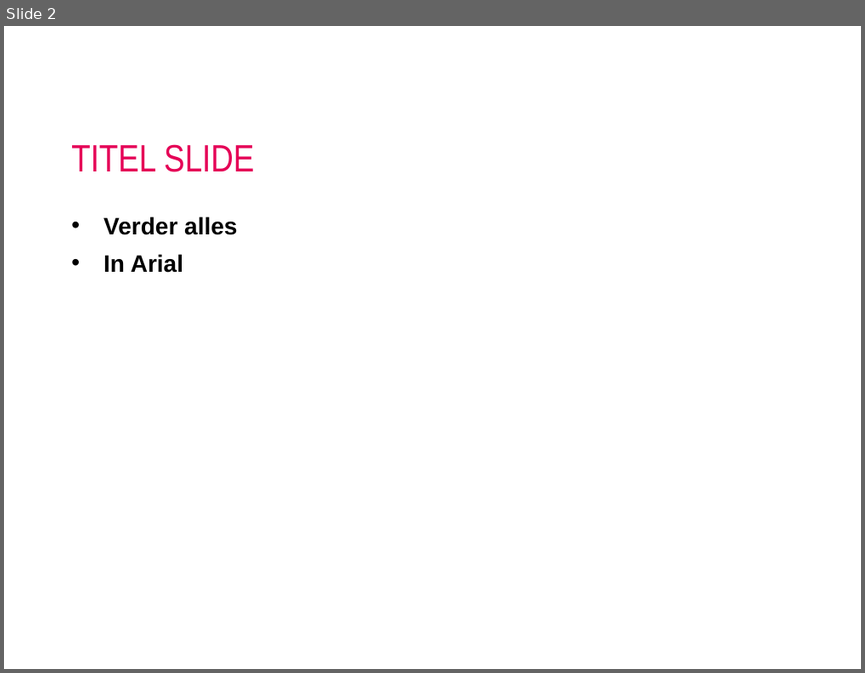
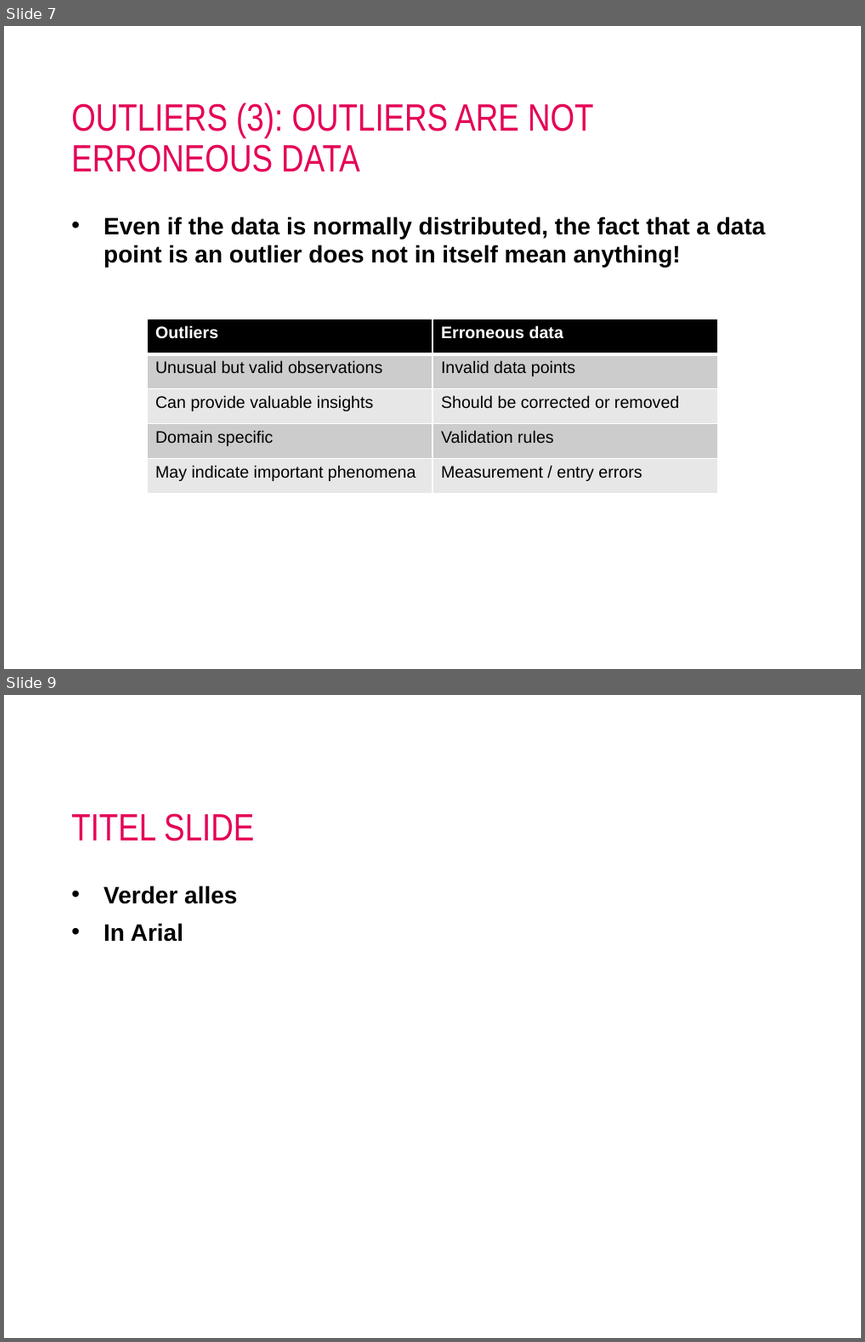
Before and after one commit to AIM-MADS-DATEXP/lesson-outliers-missing-data-erroneous-data, a slide deck: lesson-outliers.pptx. Shown one above the other, each under a label of ours: slide 2 before the commit, slides 7 and 9 after it; the slides between them are not shown. The pictures are 865x673 and 865x1342 pixels, drawn with LibreOffice and Linux fonts; fonts in the diff are those of the drawing; background and template pictures are left out. Boxes give left, top, right and bottom in pixels: in the first picture for what was removed or moved away, otherwise in the second. Text is boxed around its words. In the diff, an @@ line names an element or a change of style, - is before the commit and + after.

```diff
--- a/lesson-outliers.pptx
+++ b/lesson-outliers.pptx
@@ slide 7 added at [4,26,861,669], background #FFFFFF @@
@@ title added at [71,102,594,172], 32 pt, text #E50056 @@
+OUTLIERS (3): OUTLIERS ARE NOT ERRONEOUS DATA
@@ text added at [103,216,766,267], 20 pt, text #000000, bold @@
+• Even if the data is normally distributed, the fact that a data point is an outlier does not in itself mean anything!
@@ table added at [147,319,718,493], 5 rows, 2 columns @@
+Outliers | Erroneous data
+Unusual but valid observations | Invalid data points
+Can provide valuable insights | Should be corrected or removed
+Domain specific | Validation rules
+May indicate important phenomena | Measurement / entry errors
@@ what was slide 2 is now slide 9 @@
```
Also in this commit, not shown: 9 other slides added, 1 slide removed, 4 other files.
